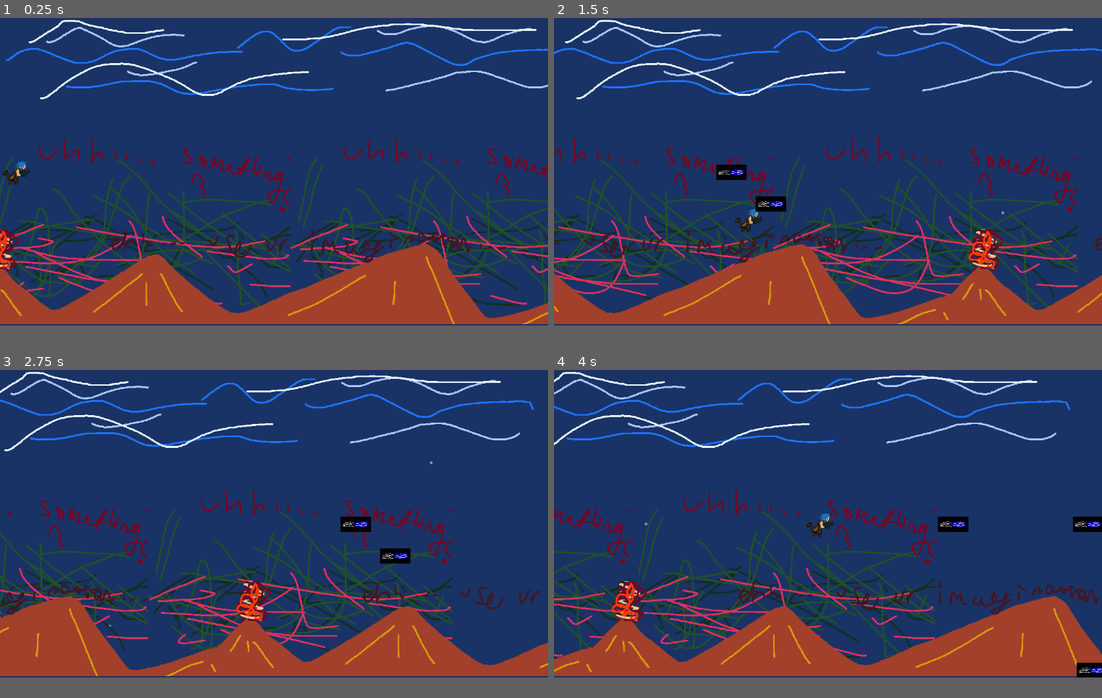
Above: before the commit, frames 1-4 (two rows, left to right).
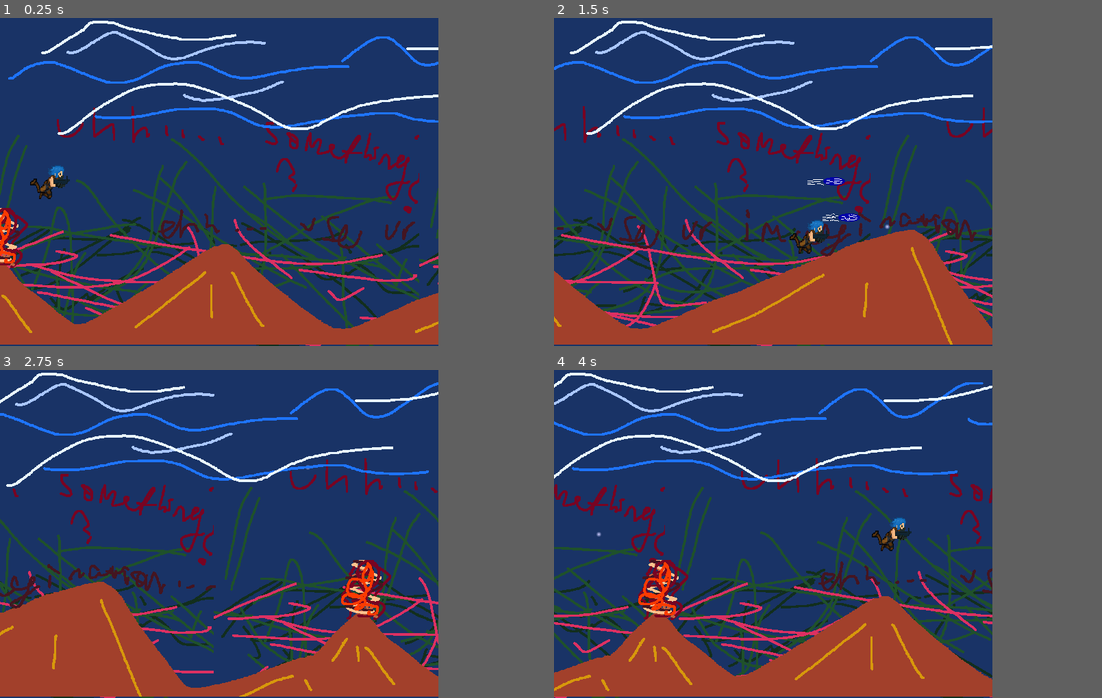
Above: after the commit, the same moments.

Repository: atakanaksit13211/untitled-shmup
Game: Godot game, scene res://scenes/playing_field.tscn
Same seed, same stepped clock (60 frames per second), same inputs: the game is played once before the commit and once after it.
Inputs:
- Up to frame 1 (0.25 s): no input
- Up to frame 2 (1.5 s): hold D (move_right) 0.53-1.28 s; tap Space (shoot) at 0.6, 1.35 s; hold S (move_down) from 1.28 s (still down)
- Up to frame 3 (2.75 s): release S (move_down) at 2.03 s; hold D (move_right) from 2.03 s (still down); tap Space (shoot) at 2.1 s
- Up to frame 4 (4 s): release D (move_right) at 2.78 s; hold W (move_up) 2.78-3.53 s; tap Space (shoot) at 2.85, 3.6 s; hold A (move_left) from 3.53 s (still down)
In our replay, the window is 800x450 before the commit and 640x480 after it. These sizes can differ from the game's own. Grey fills any space a smaller window leaves; there, only what the larger window draws over its background counts as a difference.

The runs differ from the first frame. In frame 1, 30% of the frame differs, in the area x 0-100%, y 0-100%; in frame 2, 29%; in frame 3, 27%; in frame 4, 30%.

Commit message:
stuff

Diff:
--- a/project.godot
+++ b/project.godot
@@ -17,6 +17,8 @@
 
 [display]
 
+window/size/viewport_width=640
+window/size/viewport_height=480
 window/stretch/mode="viewport"
 
 [editor_plugins]
--- a/scenes/level_test.tscn
+++ b/scenes/level_test.tscn
@@ -22,6 +22,7 @@
 
 [node name="something" type="ParallaxLayer" parent="ParallaxBackground"]
 texture_repeat = 2
+position = Vector2(0, -124)
 motion_scale = Vector2(0.4, 0.4)
 motion_mirroring = Vector2(640, 0)
 
@@ -38,6 +39,7 @@
 texture = ExtResource("3_plvai")
 
 [node name="mountains" type="ParallaxLayer" parent="ParallaxBackground"]
+position = Vector2(0, -169)
 motion_mirroring = Vector2(1280, 0)
 
 [node name="Sprite2D" type="Sprite2D" parent="ParallaxBackground/mountains"]
@@ -51,8 +53,8 @@
 shape = SubResource("RectangleShape2D_e73ws")
 
 [node name="bottom_bound" type="CollisionShape2D" parent="LevelBoundary"]
-position = Vector2(2625, 673)
+position = Vector2(2625, 502)
 shape = SubResource("RectangleShape2D_e73ws")
 
 [node name="StartPosition" type="Marker2D" parent="."]
-position = Vector2(-543, 1)
+position = Vector2(-249, -1)
--- a/scenes/player.tscn
+++ b/scenes/player.tscn
@@ -45,8 +45,8 @@
 size_override = Vector2(192, 128)
 
 [sub_resource type="CapsuleShape2D" id="CapsuleShape2D_1jxqw"]
-radius = 10.0
-height = 36.0
+radius = 7.0
+height = 20.0
 
 [node name="Player" type="Area2D"]
 script = ExtResource("1_onrkg")
@@ -86,7 +86,7 @@
 metadata/_aseprite_wizard_source_file_hash_ = "b98190278f87696566d396c53b5725b9"
 
 [node name="CollisionShape2D" type="CollisionShape2D" parent="."]
-position = Vector2(2, 4)
+position = Vector2(1, 3)
 rotation = 1.5708
 shape = SubResource("CapsuleShape2D_1jxqw")
 
--- a/scenes/playing_field.tscn
+++ b/scenes/playing_field.tscn
@@ -14,12 +14,13 @@
 script = ExtResource("3_xnee4")
 
 [node name="Camera" type="Camera2D" parent="."]
-position = Vector2(578, 327)
+position = Vector2(321, 241)
 script = ExtResource("5_t44w6")
 
 [node name="Player" parent="Camera" instance=ExtResource("1_fjfaw")]
-position = Vector2(-1, -4)
+position = Vector2(-206, 20)
 collision_layer = 3
 collision_mask = 3
+speed = 400
 
 [connection signal="shoot" from="Camera/Player" to="." method="_on_player_shoot"]
Binary file changed: assets/sprites/loading_2.png
Not shown, added: assets/sprites/loading_2.png~
